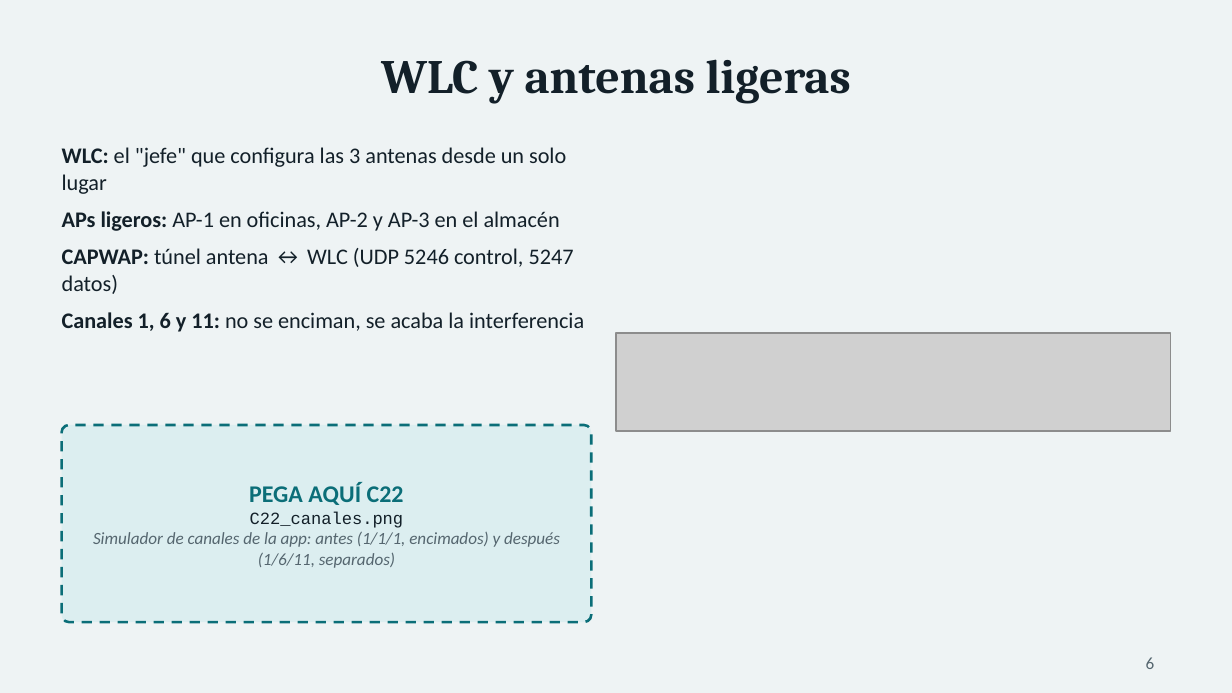
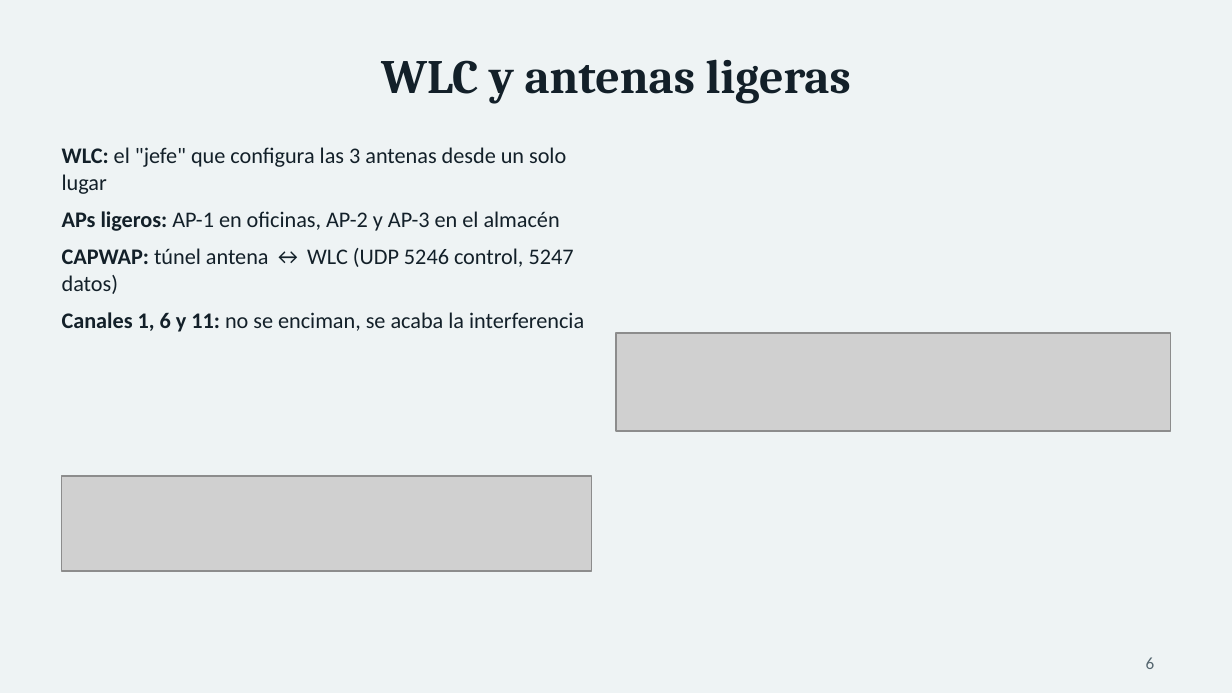
Before and after one commit to USX22/inalambricreds2, a slide deck: slide 6 of entregables/Presentacion_InnovaLogistics.pptx. Drawn at 1232x693 pixels with LibreOffice and Linux fonts; fonts in the diff are those of the drawing; grey boxes stand for pictures. Boxes give left, top, right and bottom in pixels: in the first picture for what was removed or moved away, otherwise in the second. Text is boxed around its words. In the diff, an @@ line names an element or a change of style, - is before the commit and + after.

```diff
--- a/entregables/Presentacion_InnovaLogistics.pptx
+++ b/entregables/Presentacion_InnovaLogistics.pptx
@@ rounded rectangle removed at (x1=62, y1=425, x2=591, y2=622) @@
@@ picture added at (x1=62, y1=476, x2=591, y2=570) @@
@@ text removed at (x1=93, y1=482, x2=560, y2=568) @@
-PEGA AQUÍ C22
-C22_canales.png
-Simulador de canales de la app: antes (1/1/1, encimados) y después (1/6/11, separados)
```
Also in this commit, not shown: 1 other slide changed, 4 other files.
